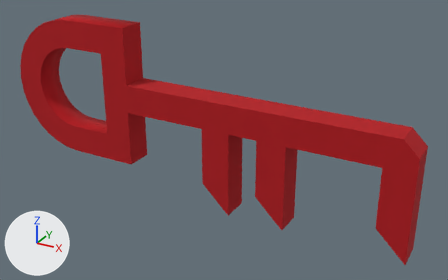
A saved change to the FBX model unity_project/Paper Box/Assets/Models/Items/Items.fbx_Key_14.fbx.
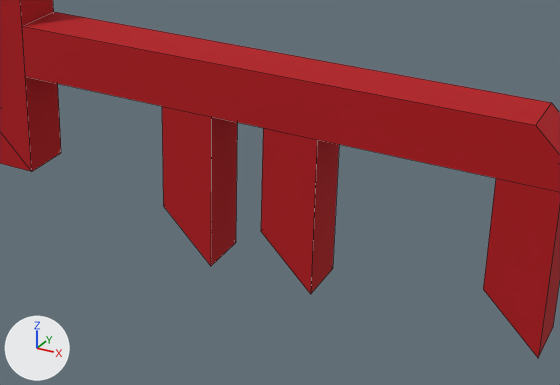
Old and new are each drawn whole from a 50 mm camera at (4.255, -5.333, 0.147) aimed at (4.069, -4.995, -0.022) and again close up on the part from 25% to 93% of the width and 26% to 100% of the height. The lights are fixed; the arrows at lower left show +X, +Y and +Z. The close-ups show mesh edges as thin lines.

The older version as bpy lines, for what is in view:
```python
me_cube_067 = bpy.data.meshes.new('Cube.067')
me_cube_067.from_pydata(...)  # 110 vertices, 67 faces; spans x -0.1..0.2, y -0.01..0.01, z -0.07..0.05
me_cube_067.materials.append(mat_red)  # red #b40e17
ob_key_14 = bpy.data.objects.new('Key 14', me_cube_067)
ob_key_14.location = (4.0, -5.0, 0.0)
```
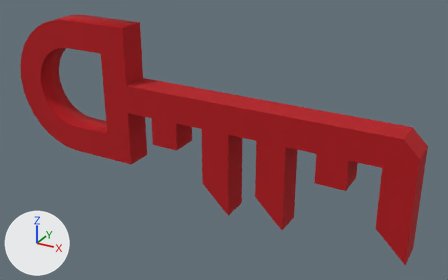
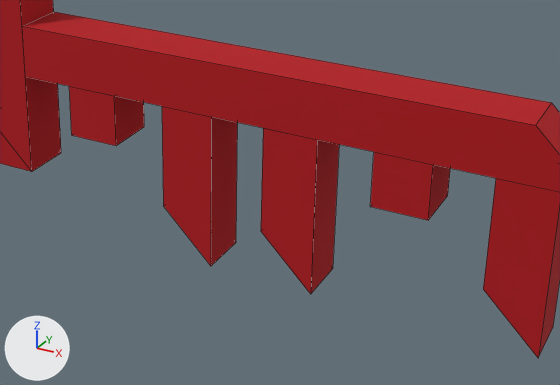
Pixel boxes [x1, y1, x2, y2] of what changed, in the close-ups (560 x 385 px):
part 1 of me_cube_067, added (red): after [69, 86, 144, 146]
part 2 of me_cube_067, added (red): after [370, 152, 450, 220]

The change, as a list of edits to the scene's bpy script:
```text
Change me_cube_067:
    where me_cube_067.from_pydata(...)  # 110 vertices, 67 faces; spans x -0.1..0.2, y -0.01..0.01, z -0.07..0.05
    used by ob_key_14; location = (4.0, -5.0, 0.0)
    me_cube_067 part 1: a new loose piece, a box spanning x 0.02..0.04, y -0.01..0.01, z -0.03..-0.01, in mat_red (red #b40e17)
    me_cube_067 part 2: a new loose piece, a box spanning x 0.14..0.16, y -0.01..0.01, z -0.03..-0.01, in mat_red (red #b40e17)
```
